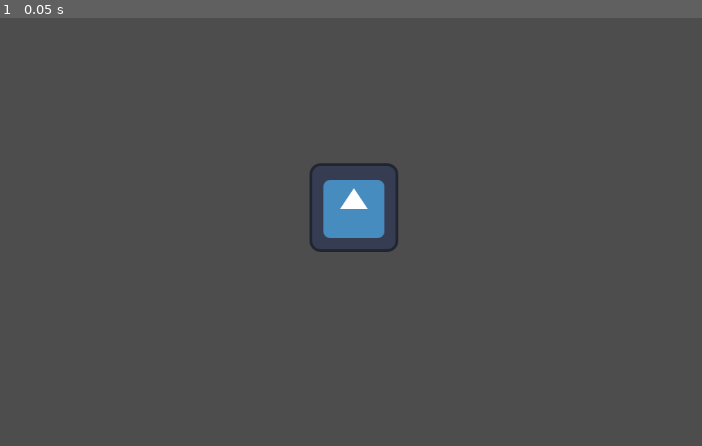
Above: before the commit, frame 1.
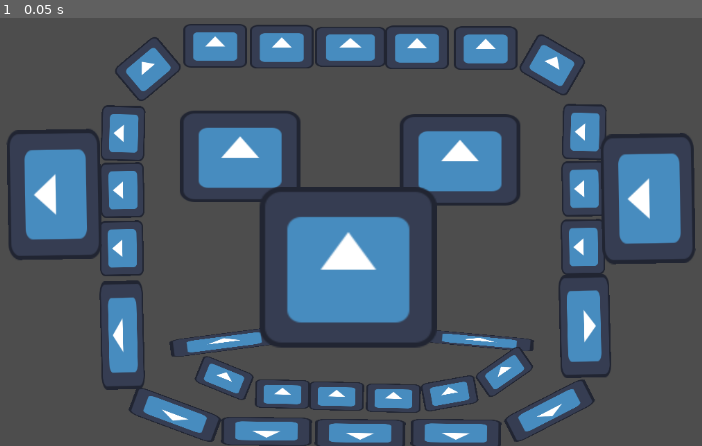
Above: after the commit, the same moment.

Repository: SloppyG33k/2d-course-projects
Game: Godot game, scene res://my_level.tscn
Two runs of this game, one before a commit and one after it. Both use one fixed random seed, a clock stepped at 60 frames per second and the inputs below. The engine's default icon, where the game draws it, is replaced by a stand-in: a white triangle on a blue panel in a dark square.
Inputs:
- Up to frame 1 (0.05 s): no input

The runs differ from the first frame. In frame 1, 29% of the frame differs, in the area x 0-100%, y 1-100%.

Commit message:
feat: idea with user interface

Diff:
--- a/01-LearningGodot/my_level.tscn
+++ b/01-LearningGodot/my_level.tscn
@@ -5,5 +5,191 @@
 [node name="MyLevel" type="Node2D"]
 
 [node name="Sprite2D" type="Sprite2D" parent="."]
-position = Vector2(591, 304)
+position = Vector2(427, 230)
+scale = Vector2(1.35938, 1.03125)
 texture = ExtResource("1_ftc11")
+
+[node name="Sprite2D2" type="Sprite2D" parent="."]
+position = Vector2(744, 235)
+scale = Vector2(1.35938, 1.03125)
+texture = ExtResource("1_ftc11")
+
+[node name="Sprite2D4" type="Sprite2D" parent="."]
+position = Vector2(391, 70.5)
+scale = Vector2(0.71875, 0.492187)
+texture = ExtResource("1_ftc11")
+
+[node name="Sprite2D5" type="Sprite2D" parent="."]
+position = Vector2(487, 72)
+scale = Vector2(0.71875, 0.492187)
+texture = ExtResource("1_ftc11")
+
+[node name="Sprite2D6" type="Sprite2D" parent="."]
+position = Vector2(586, 72)
+scale = Vector2(0.800069, 0.457181)
+texture = ExtResource("1_ftc11")
+
+[node name="Sprite2D7" type="Sprite2D" parent="."]
+position = Vector2(682, 73)
+scale = Vector2(0.71875, 0.492187)
+texture = ExtResource("1_ftc11")
+
+[node name="Sprite2D8" type="Sprite2D" parent="."]
+position = Vector2(781, 74)
+scale = Vector2(0.71875, 0.492187)
+texture = ExtResource("1_ftc11")
+
+[node name="Sprite2D9" type="Sprite2D" parent="."]
+position = Vector2(877, 98)
+rotation = 0.523599
+scale = Vector2(0.624109, 0.492187)
+texture = ExtResource("1_ftc11")
+
+[node name="Sprite2D10" type="Sprite2D" parent="."]
+position = Vector2(294, 104)
+rotation = -0.698765
+scale = Vector2(0.624109, 0.492187)
+texture = ExtResource("1_ftc11")
+
+[node name="Sprite2D11" type="Sprite2D" parent="."]
+position = Vector2(258.183, 196.771)
+rotation = -1.54406
+scale = Vector2(0.624109, 0.492187)
+texture = ExtResource("1_ftc11")
+
+[node name="Sprite2D12" type="Sprite2D" parent="."]
+position = Vector2(257.183, 278.771)
+rotation = -1.58802
+scale = Vector2(0.624109, 0.492187)
+texture = ExtResource("1_ftc11")
+
+[node name="Sprite2D13" type="Sprite2D" parent="."]
+position = Vector2(256.183, 362.771)
+rotation = -1.58802
+scale = Vector2(0.624109, 0.492187)
+texture = ExtResource("1_ftc11")
+
+[node name="Sprite2D25" type="Sprite2D" parent="."]
+position = Vector2(257, 488)
+rotation = -1.59523
+scale = Vector2(1.22402, 0.488279)
+texture = ExtResource("1_ftc11")
+
+[node name="Sprite2D32" type="Sprite2D" parent="."]
+position = Vector2(404, 498)
+rotation = -0.128853
+scale = Vector2(1.22402, 0.20177)
+texture = ExtResource("1_ftc11")
+
+[node name="Sprite2D33" type="Sprite2D" parent="."]
+position = Vector2(772, 496)
+rotation = 0.0913359
+scale = Vector2(1.22402, 0.147422)
+texture = ExtResource("1_ftc11")
+
+[node name="Sprite2D28" type="Sprite2D" parent="."]
+position = Vector2(924, 475)
+rotation = -1.59523
+scale = Vector2(1.16191, -0.571646)
+texture = ExtResource("1_ftc11")
+
+[node name="Sprite2D26" type="Sprite2D" parent="."]
+position = Vector2(333, 603)
+rotation = -2.78593
+scale = Vector2(-1.02129, 0.322263)
+texture = ExtResource("1_ftc11")
+
+[node name="Sprite2D29" type="Sprite2D" parent="."]
+position = Vector2(465, 627)
+rotation = -3.13014
+scale = Vector2(-1.02129, 0.322263)
+texture = ExtResource("1_ftc11")
+
+[node name="Sprite2D30" type="Sprite2D" parent="."]
+position = Vector2(600, 630)
+rotation = -3.13014
+scale = Vector2(-1.02129, 0.322263)
+texture = ExtResource("1_ftc11")
+
+[node name="Sprite2D31" type="Sprite2D" parent="."]
+position = Vector2(738, 630)
+rotation = -3.13014
+scale = Vector2(-1.02129, 0.322263)
+texture = ExtResource("1_ftc11")
+
+[node name="Sprite2D27" type="Sprite2D" parent="."]
+position = Vector2(873, 597)
+rotation = -3.61614
+scale = Vector2(-1.02129, 0.322263)
+texture = ExtResource("1_ftc11")
+
+[node name="Sprite2D16" type="Sprite2D" parent="."]
+position = Vector2(923.183, 194.771)
+rotation = -1.54406
+scale = Vector2(0.624109, 0.492187)
+texture = ExtResource("1_ftc11")
+
+[node name="Sprite2D17" type="Sprite2D" parent="."]
+position = Vector2(922.183, 276.771)
+rotation = -1.58802
+scale = Vector2(0.624109, 0.492187)
+texture = ExtResource("1_ftc11")
+
+[node name="Sprite2D18" type="Sprite2D" parent="."]
+position = Vector2(921.183, 360.771)
+rotation = -1.58802
+scale = Vector2(0.624109, 0.492187)
+texture = ExtResource("1_ftc11")
+
+[node name="Sprite2D19" type="Sprite2D" parent="."]
+position = Vector2(404, 550)
+rotation = 0.385268
+scale = Vector2(0.61531, 0.323448)
+texture = ExtResource("1_ftc11")
+
+[node name="Sprite2D20" type="Sprite2D" parent="."]
+position = Vector2(488, 573)
+rotation = 0.0204492
+scale = Vector2(0.61531, 0.323448)
+texture = ExtResource("1_ftc11")
+
+[node name="Sprite2D21" type="Sprite2D" parent="."]
+position = Vector2(566, 576)
+rotation = 0.0204492
+scale = Vector2(0.61531, 0.323448)
+texture = ExtResource("1_ftc11")
+
+[node name="Sprite2D22" type="Sprite2D" parent="."]
+position = Vector2(648, 579)
+rotation = 0.0204492
+scale = Vector2(0.61531, 0.323448)
+texture = ExtResource("1_ftc11")
+
+[node name="Sprite2D23" type="Sprite2D" parent="."]
+position = Vector2(729, 572)
+rotation = -0.178736
+scale = Vector2(0.61531, 0.323448)
+texture = ExtResource("1_ftc11")
+
+[node name="Sprite2D24" type="Sprite2D" parent="."]
+position = Vector2(808, 541)
+rotation = -0.607581
+scale = Vector2(0.60881, 0.319387)
+texture = ExtResource("1_ftc11")
+
+[node name="Sprite2D14" type="Sprite2D" parent="."]
+position = Vector2(159, 285)
+rotation = -1.58802
+scale = Vector2(1.46398, 1.05073)
+texture = ExtResource("1_ftc11")
+
+[node name="Sprite2D15" type="Sprite2D" parent="."]
+position = Vector2(1015, 291)
+rotation = -1.58802
+scale = Vector2(1.46398, 1.05073)
+texture = ExtResource("1_ftc11")
+
+[node name="Sprite2D3" type="Sprite2D" parent="."]
+position = Vector2(583, 390)
+scale = Vector2(2, 1.8125)
+texture = ExtResource("1_ftc11")
